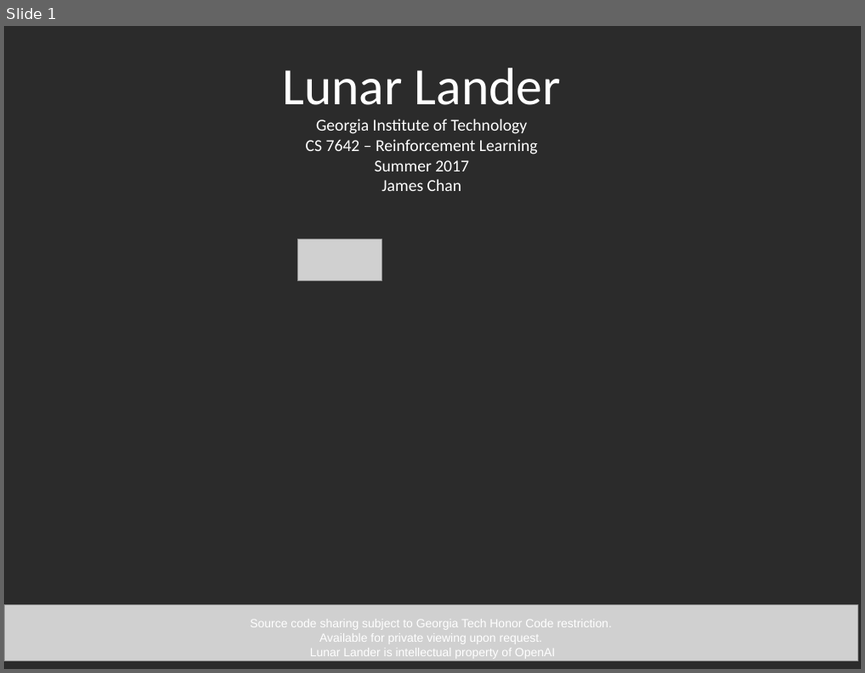
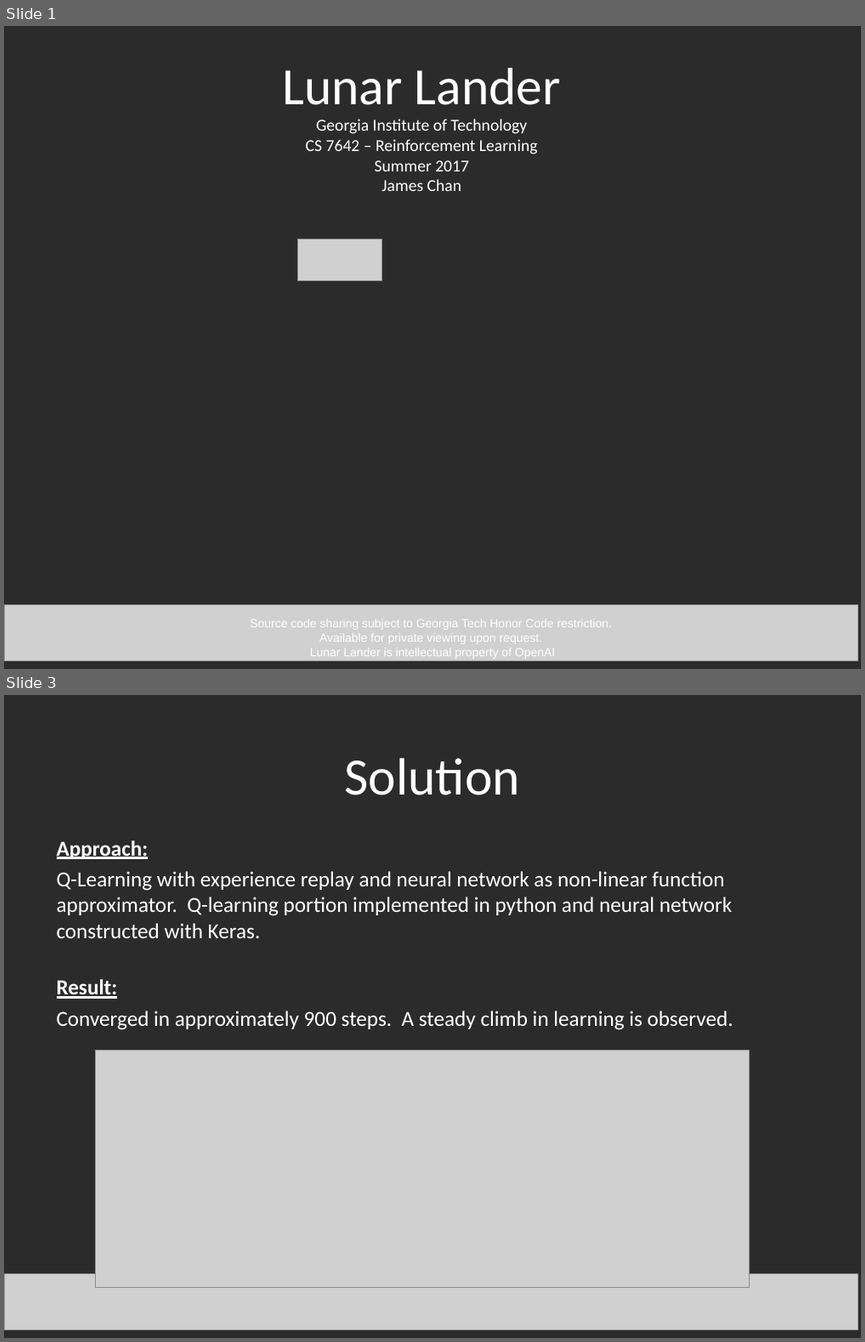
Before and after one commit to jameschanx/Georgia_Tech_School_Projects, a slide deck: Lunar Lander - CS7642 Reinforcement Learning.ppt. Shown one above the other, each under a label of ours: slide 1 before the commit, slides 1 and 3 after it; the slides between them are not shown. The pictures are 865x673 and 865x1342 pixels, drawn with LibreOffice and Linux fonts; fonts in the diff are those of the drawing; grey boxes stand for pictures; background and template pictures are left out; a plain dark background stands for a picture behind light text. Boxes give left, top, right and bottom in pixels: in the first picture for what was removed or moved away, otherwise in the second. Text is boxed around its words. In the diff, an @@ line names an element or a change of style, - is before the commit and + after.

```diff
--- a/Lunar Lander - CS7642 Reinforcement Learning.ppt
+++ b/Lunar Lander - CS7642 Reinforcement Learning.ppt
@@ slide 3 added at [4,695,861,1338], background picture (left out) @@
@@ title added at [345,758,520,795], 44 pt, text #FFFFFF @@
+Solution
@@ text added at [57,840,733,1030], 18 pt, text #FFFFFF @@
+Approach:
+Q-Learning with experience replay and neural network as non-linear function approximator. Q-learning portion implemented in python and neural network constructed with Keras.
+Result:
+Converged in approximately 900 steps. A steady climb in learning is observed.
@@ picture added at [95,1049,749,1287] @@
@@ picture added at [4,1274,857,1330] @@
```
Also in this commit, not shown: 2 other slides added, 1 slide removed.
